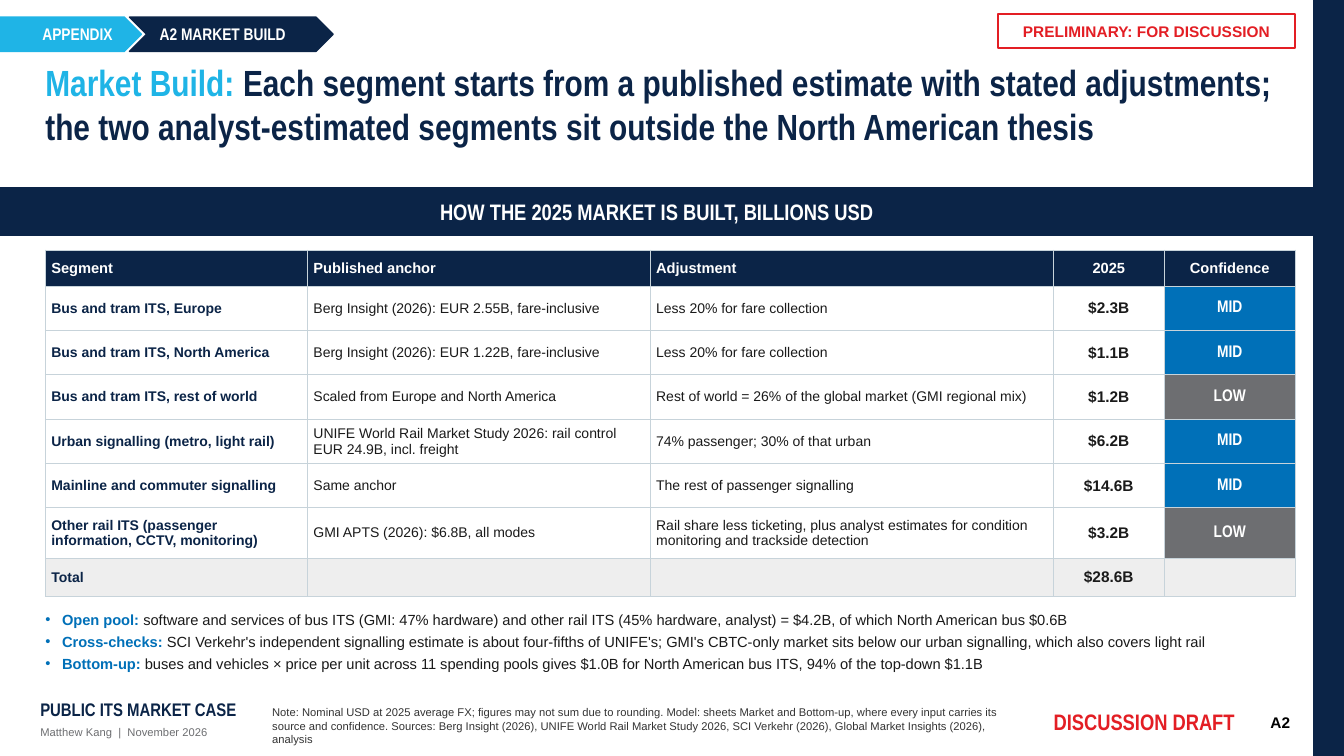
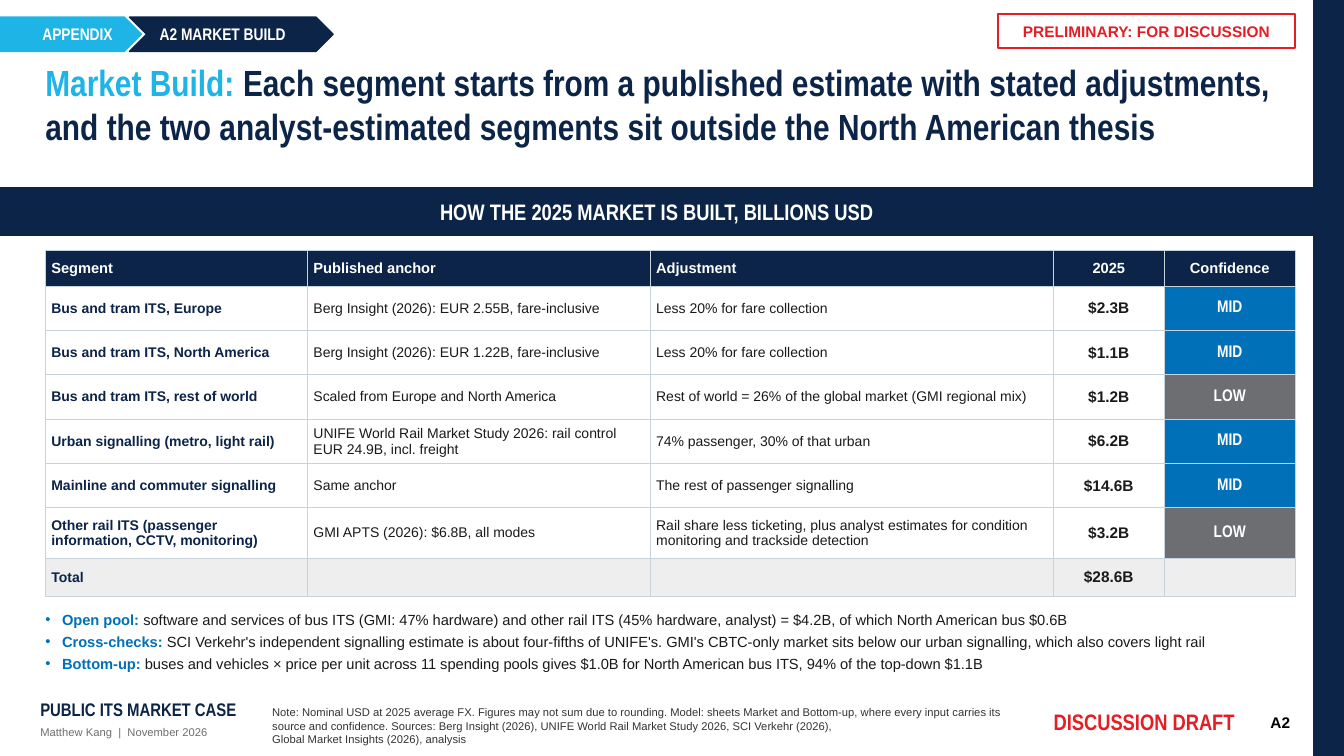
Before and after one commit to matthewkang858/Project-2-, a slide deck: slide 3 of its-market-case/deck/Public_ITS_Market_Case_Appendix.pptx. Drawn at 1344x756 pixels with LibreOffice and Linux fonts; fonts in the diff are those of the drawing. Boxes give left, top, right and bottom in pixels: in the first picture for what was removed or moved away, otherwise in the second. Text is boxed around its words. In the diff, an @@ line names an element or a change of style, - is before the commit and + after.

```diff
--- a/its-market-case/deck/Public_ITS_Market_Case_Appendix.pptx
+++ b/its-market-case/deck/Public_ITS_Market_Case_Appendix.pptx
@@ title at <box>45,69,1269,147</box>: text changed @@
-Market Build: Each segment starts from a published estimate with stated adjustments; the two analyst-estimated segments sit outside the North American thesis
+Market Build: Each segment starts from a published estimate with stated adjustments, and the two analyst-estimated segments sit outside the North American thesis
@@ table at <box>45,250,1296,587</box> @@
-row 5, column 3: 74% passenger; 30% of that urban
+row 5, column 3: 74% passenger, 30% of that urban
@@ text at <box>62,636,1205,650</box>: text changed @@
-• Cross-checks: SCI Verkehr's independent signalling estimate is about four-fifths of UNIFE's; GMI's CBTC-only market sits below our urban signalling, which also covers light rail
+• Cross-checks: SCI Verkehr's independent signalling estimate is about four-fifths of UNIFE's. GMI's CBTC-only market sits below our urban signalling, which also covers light rail
@@ text at <box>272,708,1000,746</box>: text changed @@
-Note: Nominal USD at 2025 average FX; figures may not sum due to rounding. Model: sheets Market and Bottom-up, where every input carries its source and confidence. Sources: Berg Insight (2026), UNIFE World Rail Market Study 2026, SCI Verkehr (2026), Global Market Insights (2026), analysis
+Note: Nominal USD at 2025 average FX. Figures may not sum due to rounding. Model: sheets Market and Bottom-up, where every input carries its source and confidence. Sources: Berg Insight (2026), UNIFE World Rail Market Study 2026, SCI Verkehr (2026), Global Market Insights (2026), analysis
```
Also in this commit, not shown: 5 other slides changed, 3 other files.
